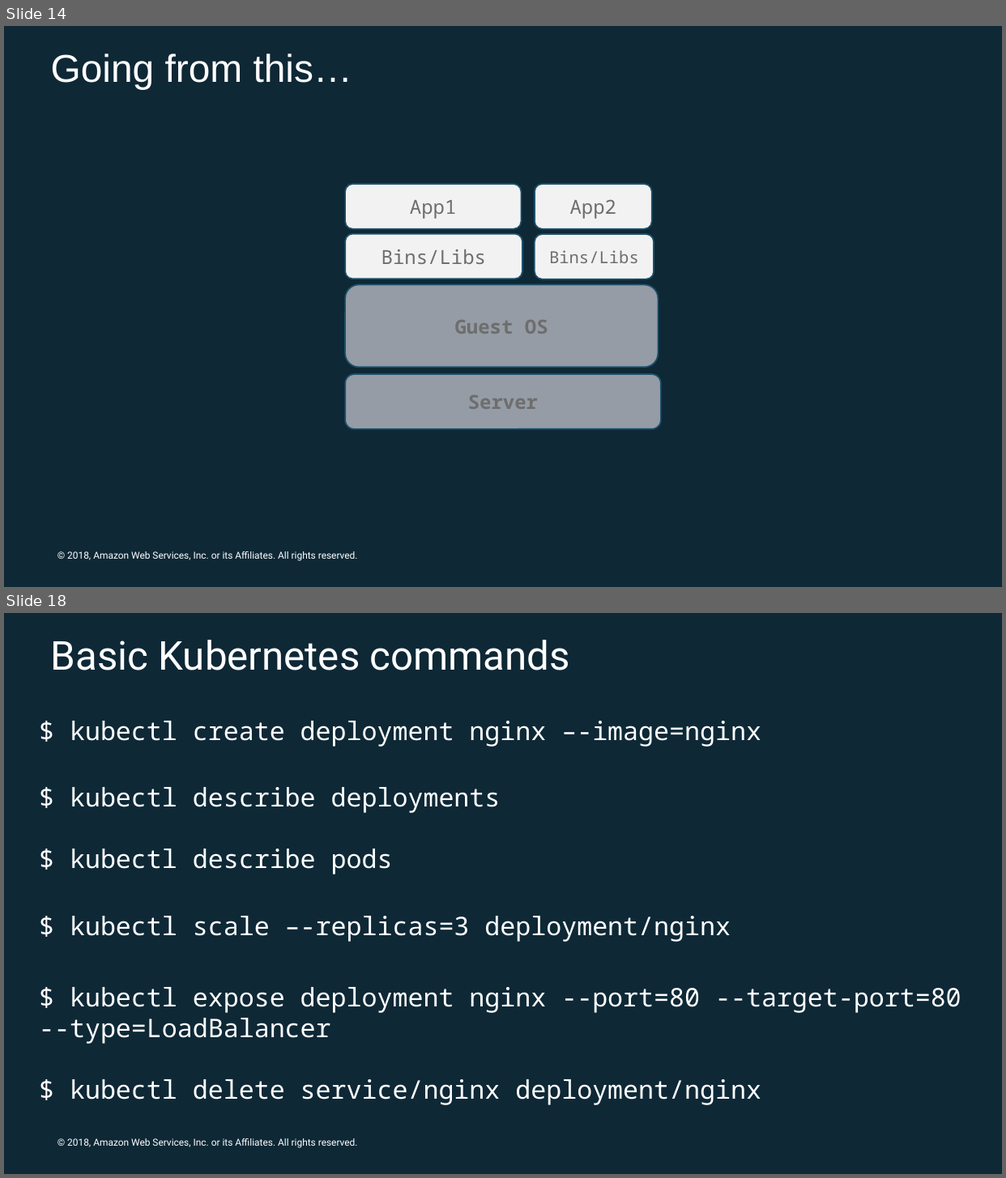
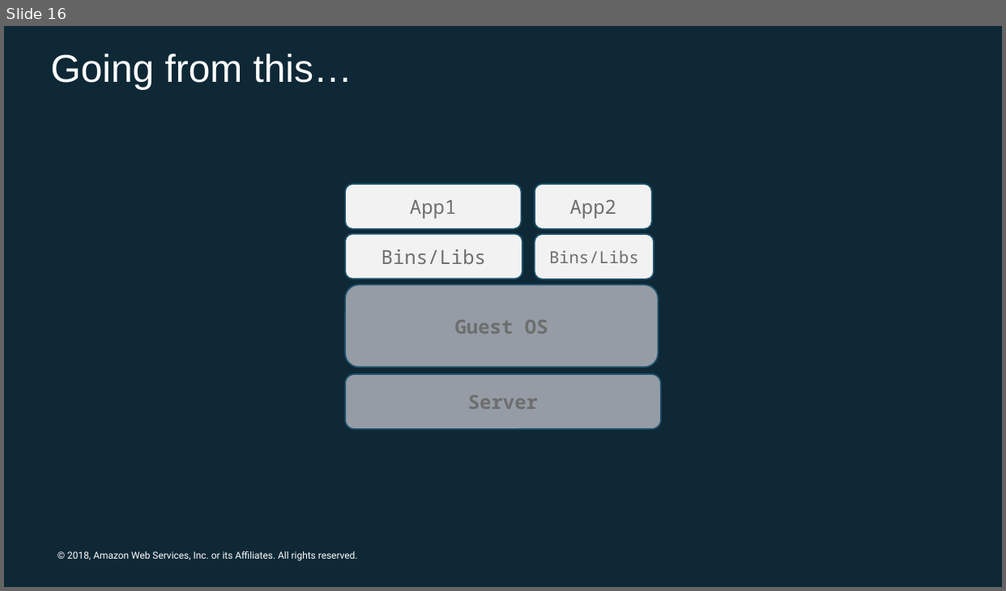
Before and after one commit to jasonumiker/docker-kube-intro-workshop, a slide deck: Intro to Docker and Kubernetes.pptx. Shown one above the other, each under a label of ours: slides 14 and 18 before the commit, slide 16 after it; the slides between them are not shown. The pictures are 1006x1178 and 1006x591 pixels, drawn with LibreOffice and Linux fonts; fonts in the diff are those of the drawing; background and template pictures are left out. Boxes give left, top, right and bottom in pixels: in the first picture for what was removed or moved away, otherwise in the second. Text is boxed around its words. In the diff, an @@ line names an element or a change of style, - is before the commit and + after.

```diff
--- a/Intro to Docker and Kubernetes.pptx
+++ b/Intro to Docker and Kubernetes.pptx
@@ slide 18 removed at (4,613,1002,1174), background #FFFFFF; not listed: 2 template elements that a slide beside it also shows @@
@@ title removed at (51,640,570,671) @@
-Basic Kubernetes commands
@@ text removed at (39,721,961,1105) @@
-$ kubectl create deployment nginx –-image=nginx
-$ kubectl describe deployments
-$ kubectl describe pods
-$ kubectl scale –-replicas=3 deployment/nginx
-$ kubectl expose deployment nginx --port=80 --target-port=80 --type=LoadBalancer
-$ kubectl delete service/nginx deployment/nginx
@@ what was slide 14 is now slide 16 @@
```
Also in this commit, not shown: 4 slides changed, 4 slides added, 1 other slide removed, 1 other file.
